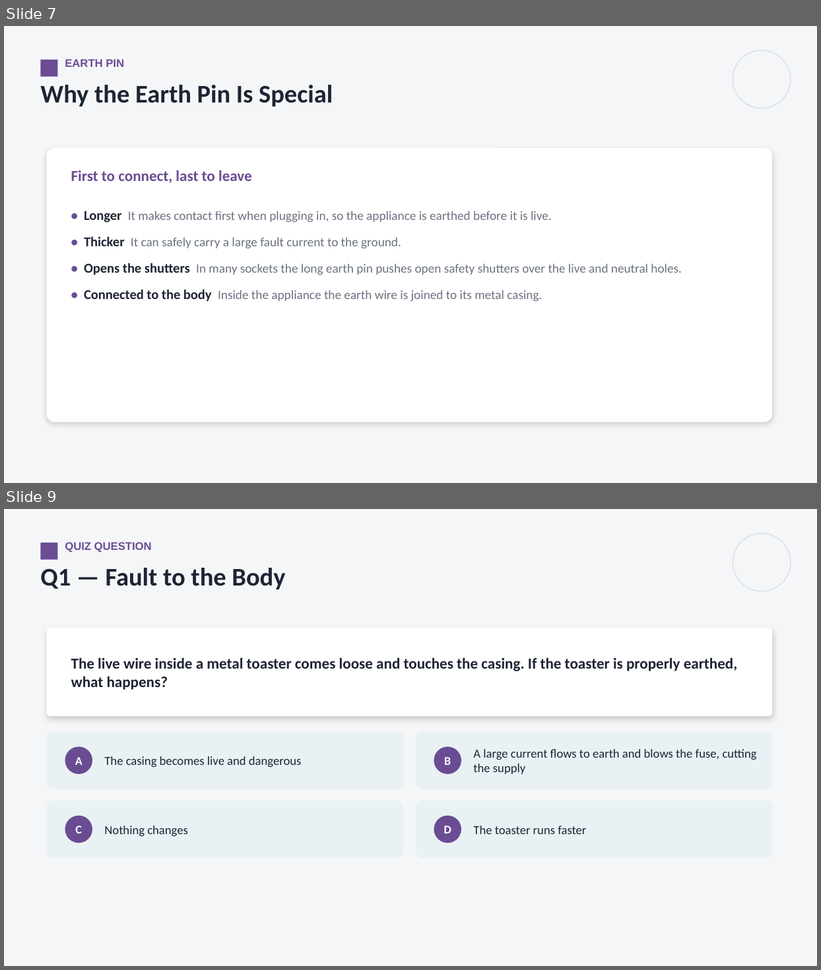
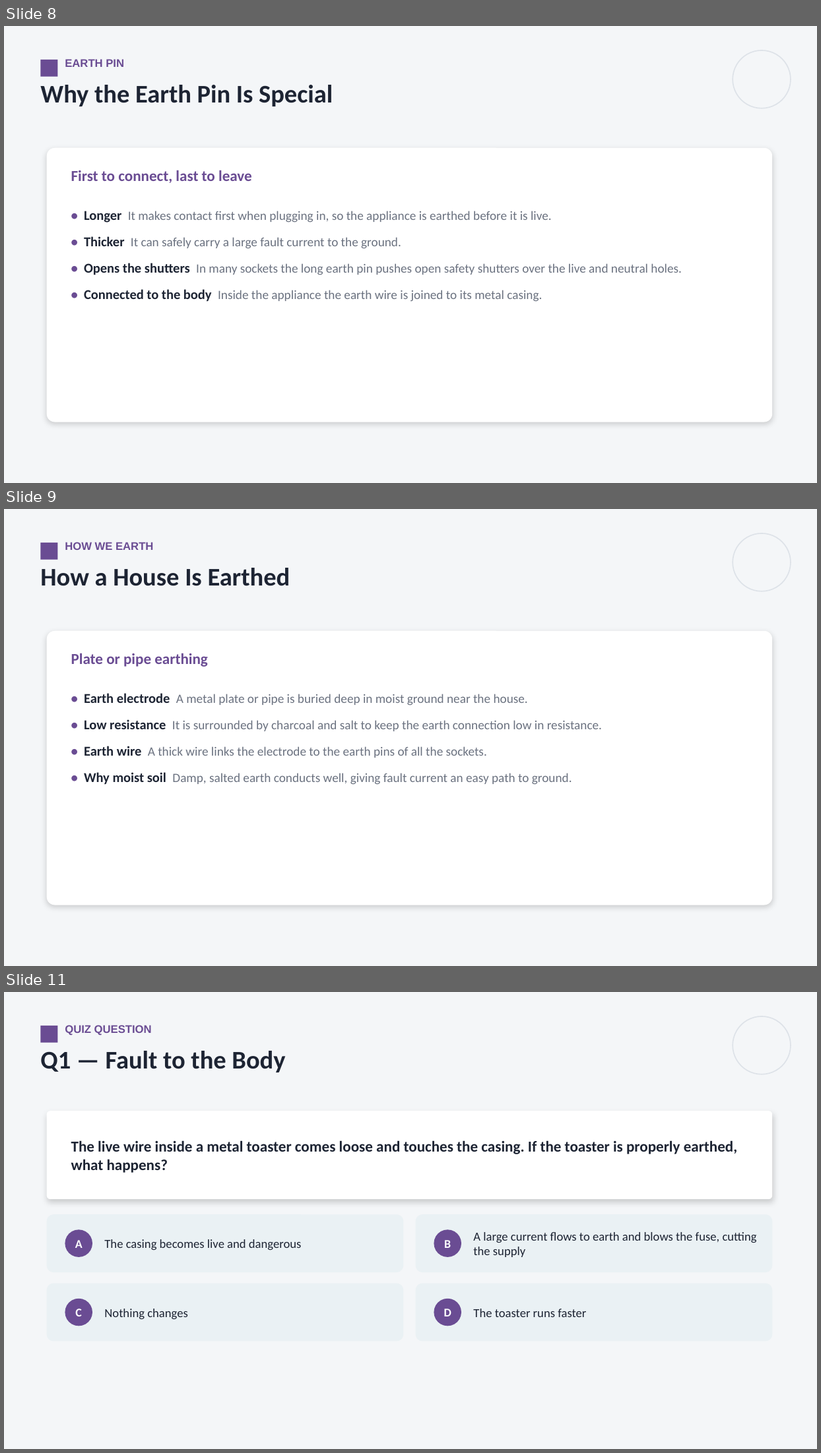
Before and after one commit to parmeshwars2911/MyFirstAR, a slide deck: ppt/Grade10/G10_S92_Household_Circuits_2.pptx. Shown one above the other, each under a label of ours: slides 7 and 9 before the commit, slides 8, 9 and 11 after it; the slides between them are not shown. The pictures are 821x970 and 821x1453 pixels, drawn with LibreOffice and Linux fonts; fonts in the diff are those of the drawing. Boxes give left, top, right and bottom in pixels: in the first picture for what was removed or moved away, otherwise in the second. Text is boxed around its words. In the diff, an @@ line names an element or a change of style, - is before the commit and + after.

```diff
--- a/ppt/Grade10/G10_S92_Household_Circuits_2.pptx
+++ b/ppt/Grade10/G10_S92_Household_Circuits_2.pptx
@@ slide 9 added at (x1=4, y1=509, x2=817, y2=966), background #F4F6F8 @@
@@ rectangle added at (x1=40, y1=543, x2=57, y2=560), fill #6A4C93 @@
@@ text added at (x1=65, y1=542, x2=153, y2=550), 13 pt, text #6A4C93, bold @@
+HOW WE EARTH
@@ ellipse added at (x1=733, y1=533, x2=791, y2=591), outline #DDE2E8 1.25 pt @@
@@ text added at (x1=40, y1=568, x2=290, y2=586), 30 pt, text #1D2433, bold @@
+How a House Is Earthed
@@ rounded rectangle added at (x1=47, y1=631, x2=773, y2=906), fill #FFFFFF @@
@@ text added at (x1=71, y1=654, x2=208, y2=667), 18 pt, text #6A4C93, bold @@
+Plate or pipe earthing
@@ text added at (x1=84, y1=693, x2=602, y2=785), 15 pt, text #6B7280 @@
+• Earth electrode A metal plate or pipe is buried deep in moist ground near the house.
+• Low resistance It is surrounded by charcoal and salt to keep the earth connection low in resistance.
+• Earth wire A thick wire links the electrode to the earth pins of all the sockets.
+• Why moist soil Damp, salted earth conducts well, giving fault current an easy path to ground.
@@ what was slide 7 is now slide 8 @@
@@ what was slide 9 is now slide 11 @@
```
Also in this commit, not shown: 1 slide changed, 3 other slides added, 2 other files.
